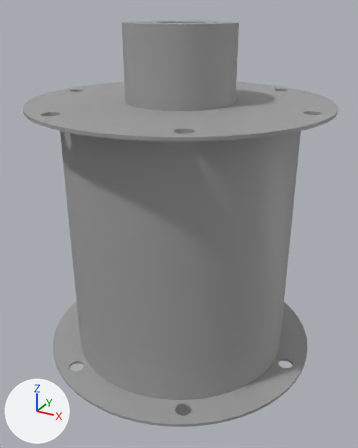
The glTF model print_parts/02_j2_shoulder/.002_J2_FlangedBearingHub.step.glb, before and after one commit.
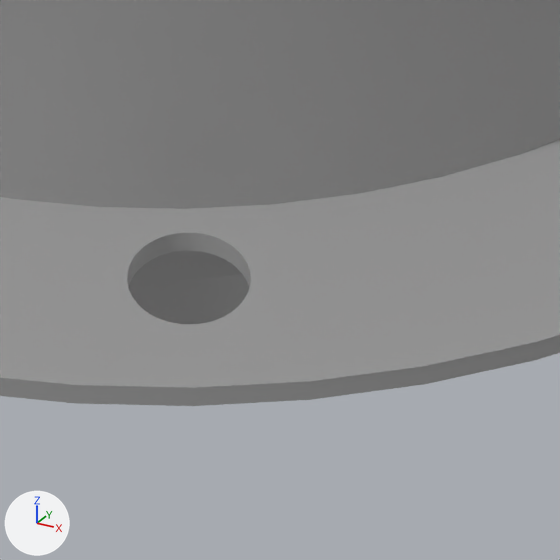
Old and new are each drawn whole from a 50 mm camera at (0.0767, -0.3804, 0.0714) aimed at (-0.0021, -0.237, -0.0003) and again close up on the part from 44% to 65% of the width and 83% to 100% of the height. Arrows for +X, +Y and +Z are at lower left; the lights stay in place. The last two pictures show the newer version. Vertices at exactly the same position are counted once.

Objects in the first close-up: 'o1'.
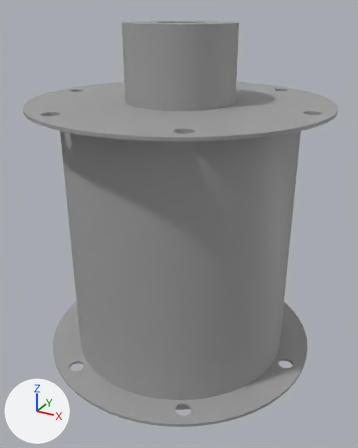
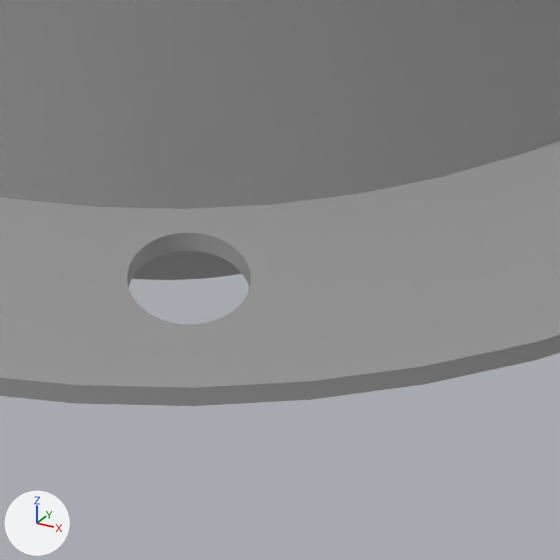
What changed in the scene script:
```text
Change me_export_tmp_v014_repair_002_j2_flangedbearinghub:
    used by ob_o1; location = (0.0, 0.0, 0.0)
    remove me_export_tmp_v014_repair_002_j2_flangedbearinghub.from_pydata(...)  # 2646 vertices, 5336 faces; spans x -0.048..0.048, y -0.288..-0.192, z -0.084..0.067
    add me_export_tmp_v014_repair_002_j2_flangedbearinghub.from_pydata(...)  # 4158 vertices, 8360 faces; spans x -0.048..0.048, y -0.288..-0.192, z -0.067..0.067
    me_export_tmp_v014_repair_002_j2_flangedbearinghub part 1: 27 vertices moved within x -0.007..0.007, y -0.247..-0.233, z -0.043; 126 vertices removed from x -0.017..0.017, y -0.257..-0.223, z -0.084..-0.044; 1638 vertices added at x -0.024..0.024, y -0.264..-0.216, z -0.058..-0.032
```

Location of each change, (x1, y1, x2, y2) in pixels of the close-ups (560 x 560 px):
part 1 of me_export_tmp_v014_repair_002_j2_flangedbearinghub, cut back
    before: (128, 251, 249, 324)
    after: (132, 251, 242, 280)
